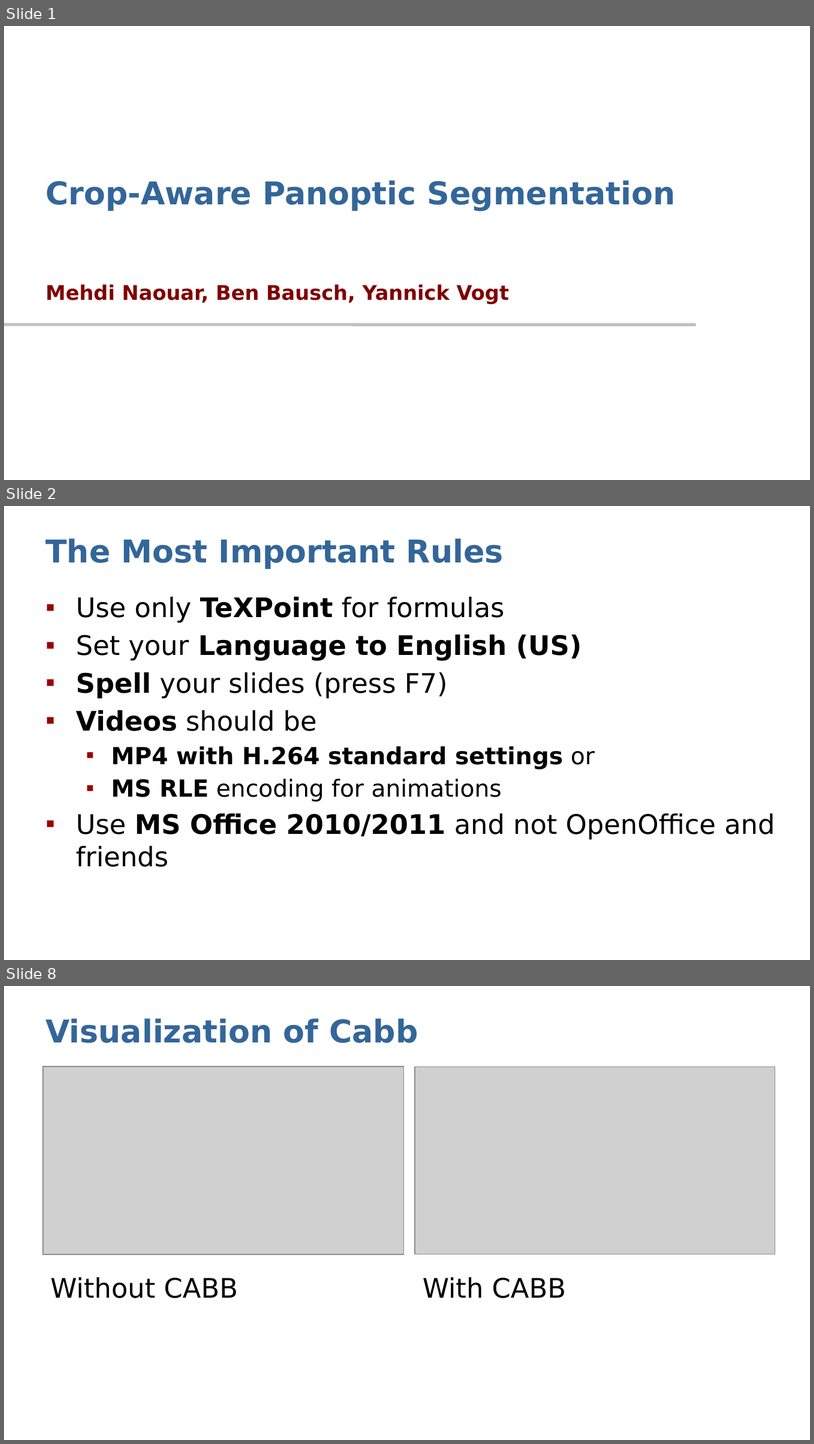
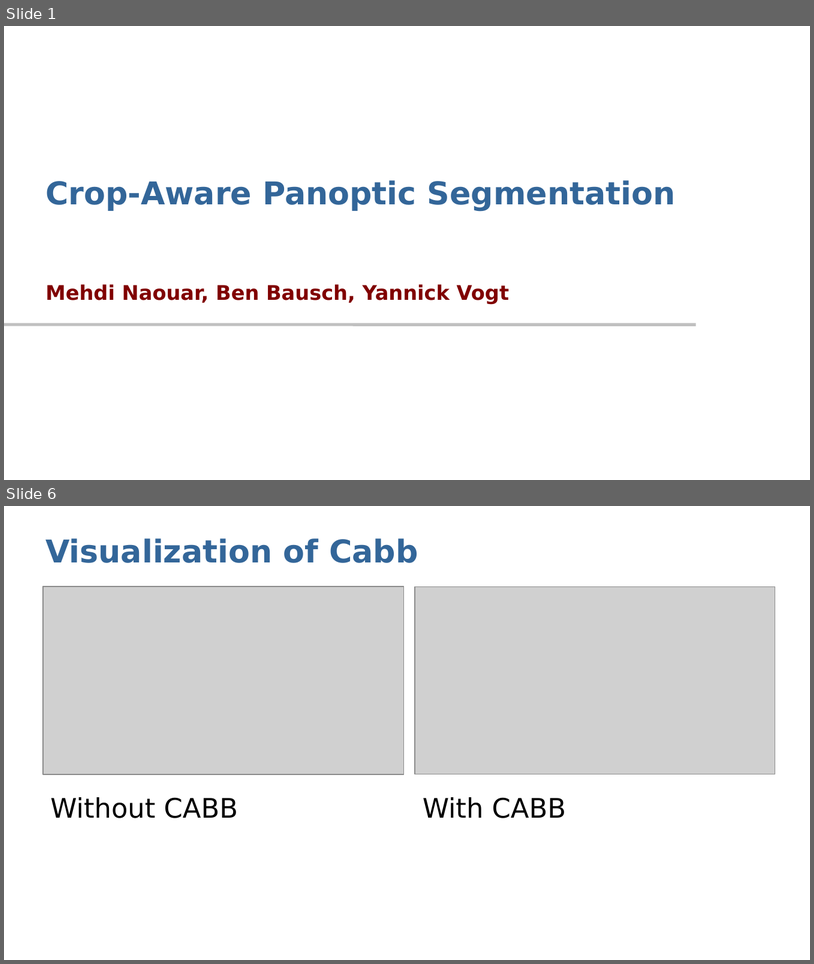
Before and after one commit to Dystron/Forked_EfficientPS, a slide deck: Crop-Aware Panoptic Segmentation.pptx. Shown one above the other, each under a label of ours: slides 1, 2 and 8 before the commit, slides 1 and 6 after it; the slides between them are not shown. The pictures are 814x1444 and 814x964 pixels, drawn with LibreOffice and Linux fonts; fonts in the diff are those of the drawing; grey boxes stand for pictures; background and template pictures are left out. Boxes give left, top, right and bottom in pixels: in the first picture for what was removed or moved away, otherwise in the second. Text is boxed around its words. In the diff, an @@ line names an element or a change of style, - is before the commit and + after.

```diff
--- a/Crop-Aware Panoptic Segmentation.pptx
+++ b/Crop-Aware Panoptic Segmentation.pptx
@@ slide 2 removed at <box>4,506,810,960</box>, background #FFFFFF @@
@@ title removed at <box>45,538,504,569</box> @@
-The Most Important Rules
@@ text removed at <box>76,597,775,867</box> @@
-▪ Use only TeXPoint for formulas
-▪ Set your Language to English (US)
-▪ Spell your slides (press F7)
-▪ Videos should be
-  ▪ MP4 with H.264 standard settings or
-  ▪ MS RLE encoding for animations
-▪ Use MS Office 2010/2011 and not OpenOffice and friends
@@ what was slide 8 is now slide 6 @@
```
Also in this commit, not shown: 2 slides changed, 3 slides added, 5 other slides removed.
